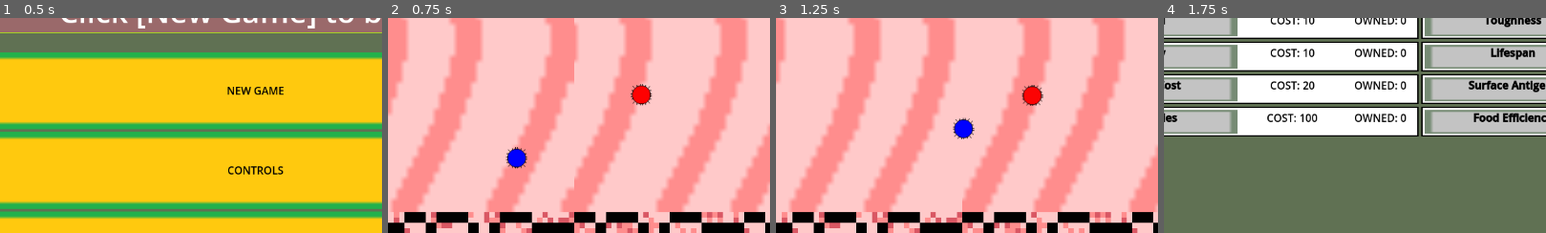
Above: before the commit, frames 1-4 (left to right).
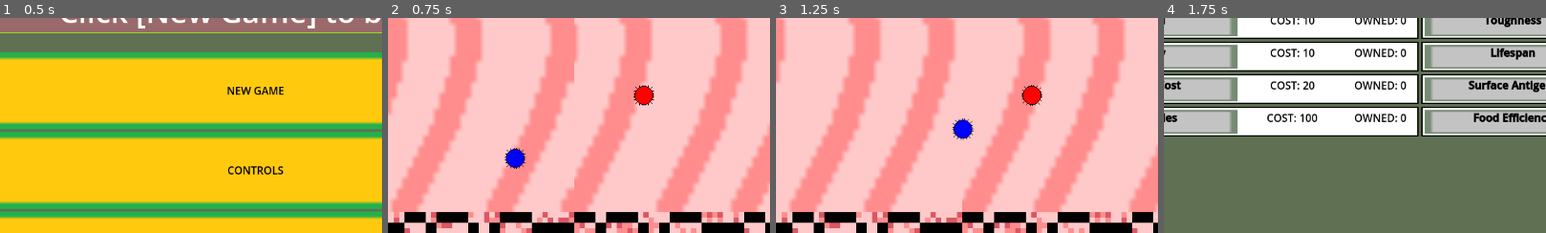
Above: after the commit, the same moments.

Repository: James-Perdue/GMTKJam24
Game: Godot game, scene res://scenes/splash_screen.tscn
Two runs of this game, one before a commit and one after it. Both use one fixed random seed, a clock stepped at 60 frames per second and the inputs below. The engine's default icon, where the game draws it, is replaced by a stand-in: a white triangle on a blue panel in a dark square. Sound files missing from this copy of the repository are replaced by a short silence.
Inputs (mouse positions are % of the whole screen's width and height, from its top left):
- Up to frame 1 (0.5 s): no input
- Up to frame 2 (0.75 s): click (50, 49) at 0.5 s
- Up to frame 3 (1.25 s): no input
- Up to frame 4 (1.75 s): click (76, 4) at 1.25 s
The pictures show only the part of the screen within x 16-66%, y 32-82%; the shares and areas given below are measured in that part.

Frame 1 is identical in both runs. In frame 2, 0.5% of the frame differs, in the area x 30-70%, y 30-71%; in frame 3, 0.3%; in frame 4, nothing differs.

Commit message:
Change to use combat manager

Diff:
--- a/Colony.tscn
+++ b/Colony.tscn
@@ -1,7 +1,8 @@
-[gd_scene load_steps=4 format=3 uid="uid://bx4n2alsx7ws4"]
+[gd_scene load_steps=5 format=3 uid="uid://bx4n2alsx7ws4"]
 
 [ext_resource type="Script" path="res://colony.gd" id="1_xd5u4"]
 [ext_resource type="Texture2D" uid="uid://cnh6fxrqyf5bo" path="res://icon.svg" id="2_j5ywq"]
+[ext_resource type="Texture2D" uid="uid://c515brgmfn2t" path="res://art/Tentacle.png" id="3_cutqc"]
 
 [sub_resource type="CircleShape2D" id="CircleShape2D_j7iq0"]
 
@@ -17,4 +18,10 @@
 scale = Vector2(0.25, 0.25)
 texture = ExtResource("2_j5ywq")
 
+[node name="Flagella" type="Line2D" parent="."]
+width = 50.0
+default_color = Color(0.791616, 0.0107884, 6.73831e-07, 1)
+texture = ExtResource("3_cutqc")
+texture_mode = 2
+
 [connection signal="cellDied" from="." to="." method="_on_cell_died"]
--- /dev/null
+++ b/CombatManager.gd
@@ -0,0 +1,33 @@
+extends Node2D
+var fighting = false
+
+func startFight(colonyA, colonyB):
+	if not fighting:
+		fighting = true
+		processFight(colonyA, colonyB)
+		await get_tree().create_timer(.5, false).timeout
+		fighting = false
+
+func processFight(colonyA, colonyB):
+	var colonyADamage = colonyA.damageMultiplier
+	var colonyANumCells = len(colonyA.cells)
+	var colonyBDamage = colonyB.damageMultiplier
+	var colonyBNumCells = len(colonyB.cells)
+
+	hitColony(colonyA, colonyBDamage, colonyBNumCells)
+	hitColony(colonyB, colonyADamage, colonyANumCells)
+
+func _ready() -> void:
+	pass
+
+func _process(delta: float) -> void:
+	pass
+
+func hitColony(colony, numCells, damageMultiplier):
+	var totalDamage = numCells * damageMultiplier
+	var cellsKilled = clamp(floor(totalDamage / colony.cellDurability), 0, len(colony.cells))
+	var potentialCells = range(0, cellsKilled)
+	for i in potentialCells:
+		if(len(colony.cells) <= i):
+			break
+		colony.cells[i].killCell()
--- a/PlayerController.tscn
+++ b/PlayerController.tscn
@@ -10,7 +10,6 @@
 script = ExtResource("1_1ob37")
 
 [node name="Colony" parent="." instance=ExtResource("2_3b7ar")]
-initialCells = null
 
 [node name="Camera2D" type="Camera2D" parent="Colony"]
 
--- a/cell.gd
+++ b/cell.gd
@@ -30,6 +30,8 @@
 
 
 func move_to_target():
+	if(get_parent().colonyRadius == 0):
+		return
 	var direction = (target_position - position).normalized()
 	position += direction * speed * get_process_delta_time()
 	if position.distance_to(target_position) < speed * get_process_delta_time():
--- a/colony.gd
+++ b/colony.gd
@@ -15,7 +15,7 @@
 var d_speed = 400
 var d_damage_multiplier = 1.0
 var d_cell_lifetime = 20
-var d_cell_durability = 2
+var d_cell_durability = 1
 var d_food_efficiency = 1.0
 var d_split_cost = 5
 
@@ -25,6 +25,8 @@
 var cellDurability : int = d_cell_durability
 var food_efficiency : float = d_food_efficiency
 var split_cost : int = d_split_cost
+
+var stunned = false
 
 signal colonyUpdated()
 signal cellDied(cell : Area2D)
@@ -36,7 +38,7 @@
 
 func _physics_process(delta: float) -> void:
 	var collision = move_and_collide(velocity * delta)
-	if(collision):
+	if(collision && !stunned):
 		var collider = collision.get_collider()
 		#print(collider.name)
 		if collider.has_meta("type"):
@@ -47,7 +49,7 @@
 				foodChanged.emit(food)
 				return
 			if type == "colony":
-				hitColony(collider)
+				CombatManager.startFight(self, collider)
 
 # Called when the node enters the scene tree for the first time.
 func _ready() -> void:
@@ -66,7 +68,8 @@
 	#pass
 
 func move(direction: Vector2):
-	velocity = direction.normalized() * self.speed
+	if(!stunned):
+		velocity = direction.normalized() * self.speed
 
 func splitCell():
 	if(food >= self.split_cost):
@@ -86,8 +89,10 @@
 
 
 func updateColony():
-	#print("update")
-	self.colonyRadius = max(log(len(self.cells)) / log(1.05) + 2 * self.perCellRadius, 0)
+	if(len(self.cells) > 1):
+		self.colonyRadius = max(log(len(self.cells)) / log(1.05) + 2 * self.perCellRadius, 0)
+	else:
+		self.colonyRadius = 0
 	#print(colonyRadius)
 	if self.get_node("CollisionShape2D").shape is CircleShape2D:
 		self.get_node("CollisionShape2D").shape.radius = minColonyRadius + self.colonyRadius
@@ -100,24 +105,20 @@
 	var y = r * sin(angle)
 	return Vector2(x, y)
 
-#func _on_area_2d_area_entered(area: Area2D) -> void:
-	#if area.has_meta("type"):
-		#var type = area.get_meta("type")
-		#if type == "food":
-			#food += area.get_nutrition() * self.food_efficiency
-			#area.queue_free()
-			#foodChanged.emit(food)
-			#return
-		#if type == "colony":
-			#hitColony(area.get_parent())
+func flagellate():
+	var direction = velocity.normalized()
+	var length = 500
+	$Flagella.clear_points()
+	$Flagella.add_point(Vector2(0,0))
+	var lastPoint = Vector2(0,0)
+	for i in range(5):
+		await get_tree().create_timer(.02, false).timeout
+		lastPoint += direction * length * .2
+		$Flagella.add_point(lastPoint)
 
-func hitColony(colony):
-	var totalDamage = len(cells) * self.damageMultiplier
-	var cellsKilled = clamp(floor(totalDamage / colony.cellDurability), 0, len(colony.cells))
-	var potentialCells = range(0, cellsKilled)
-	for i in potentialCells:
-		colony.cells[i].killCell()
-	#print(cellsKilled)
+
+	await get_tree().create_timer(.2, false).timeout
+	$Flagella.clear_points()
 
 func _on_cell_died(cell: Area2D) -> void:
 	AudioManager.play_sound("Squelch", 1)
--- a/player_controller.gd
+++ b/player_controller.gd
@@ -22,6 +22,8 @@
 
 	if(Input.is_action_just_pressed("action")):
 		colony.splitCell()
+	if(Input.is_action_just_pressed("attack")):
+		colony.flagellate()
 
 	var input_vector = Vector2.ZERO
 	input_vector.x = Input.get_action_strength("move_right") - Input.get_action_strength("move_left")
--- a/project.godot
+++ b/project.godot
@@ -19,6 +19,7 @@
 [autoload]
 
 AudioManager="*res://audio_manager.gd"
+CombatManager="*res://CombatManager.gd"
 
 [display]
 
@@ -51,6 +52,11 @@
 "events": [Object(InputEventKey,"resource_local_to_scene":false,"resource_name":"","device":-1,"window_id":0,"alt_press …(191 unchanged characters)…
 ]
 }
+attack={
+"deadzone": 0.5,
+"events": [Object(InputEventMouseButton,"resource_local_to_scene":false,"resource_name":"","device":-1,"window_id":0,"alt_pressed":false,"shift_pressed":false,"ctrl_pressed":false,"meta_pressed":false,"button_mask":1,"position":Vector2(394, 6),"global_position":Vector2(403, 52),"factor":1.0,"button_index":1,"canceled":false,"pressed":true,"double_click":false,"script":null)
+]
+}
 
 [rendering]
 
--- a/scenes/EnemyController.gd
+++ b/scenes/EnemyController.gd
@@ -30,7 +30,7 @@
 func _on_player_controller_game_over(won: bool) -> void:
 	active = false
 # Called every frame. 'delta' is the elapsed time since the previous frame.
-func _process(delta: float) -> void:
+func _process(_delta: float) -> void:
 	if(!active):
 		return
 	if player and player.get_node('Colony'):
--- a/scenes/root_level.gd
+++ b/scenes/root_level.gd
@@ -22,7 +22,7 @@
 		colonyColor = 'black',
 		cellDurability = 5,
 		speed = 100,
-		damageMultiplier = 2,
+		damageMultiplier = 10,
 		startPosition = Vector2(4000, 200)
 	}
 ]
Binary file added: art/Tentacle.png
Not shown, added: art/Tentacle.png.import
